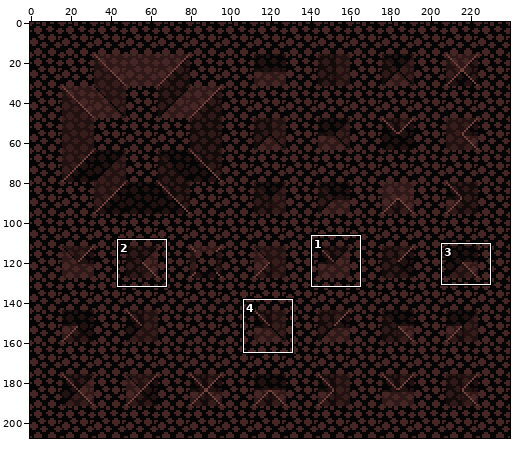
Two versions of one sprite sheet, graphics/images/ramps_soil.png. Above: a wide view before the commit, with the close-up outlined.
Close-up. First the earlier version:
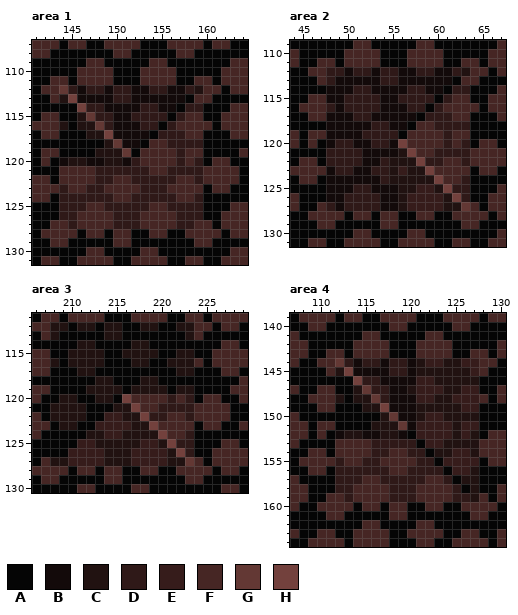
The file is 480x416 pixels, drawn in blocks of 2x2; one block is one cell here. Colours within 5 levels of each other are drawn and written as one. Shown: area 1: x 141..164, y 107..131; area 2: x 44..67, y 109..131; area 3: x 206..229, y 111..130; area 4: x 107..130, y 139..164. The commit also changed other parts of the picture, which this record leaves out.
Palette (. is transparent): A #050505  B #130a0a  C #211211  D #2f1918  E #361c1b  F #462624  G #633834  H #73413d
After the commit:
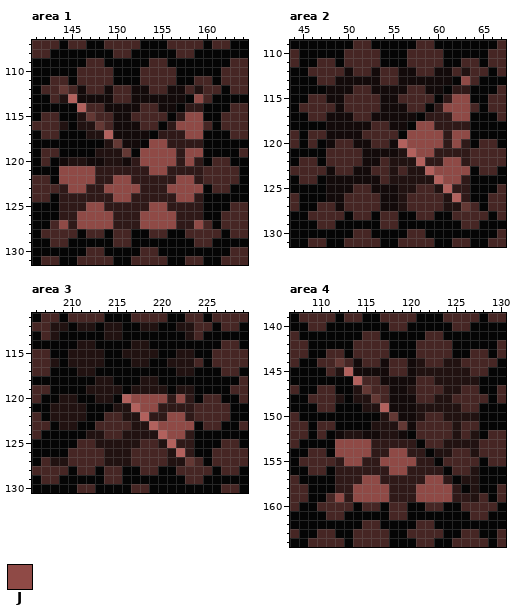
Colours new in this view: J #8f4a46
The exact change:
@@ palette @@
-H #73413d
+H #b2615d
--- area 1
@@ x 141..164 @@
 111 AAFFAFFFFAAAFFFFAAFFAFFF
-112 AFFGDBDDBDDBBDDBBDCFFAFF
-113 AAFCHBBBBDDBBBBBBAFFAAAA
-114 AAAAAHDDBBBBDDBBADDAAAFF
-115 AFFAACGDDBBDDDDADFFAAFFF
-116 FFFCACCGDBBBDDADFFFFAFFF
-117 AFFAAACCHBBBBADDDFFAAAFF
-118 AAAAAAAACGBBAFFDDDDAAAAA
-119 AFFAAAACCCGAFFFFDFFAAAAF
-120 AFABCCBBCCBDFFFFDFDAFFAA
-121 AAAFFFFDDDDDDFFDDDDFFFFA
-122 FFAFFFFDDFFDDDDDFFDFFFFA
-123 FFFDFFDDFFFFDDDFFFFAFFAA
-124 FFADDDDDDFFDDDDDFFDAAAAA
-125 AAADDDFFDDDDDFFDDDDAAAFF
-126 AAADDFFFFDDDFFFFDDDAAFFF
-127 AAFFDFFFFDDDFFFFDDFFAFFF
+112 AFFGFBFFBFFBBFFBBFCFFAFF
+113 AAFCHBBBBFFBBBBBBAJFAAAA
+114 AAAAAHFFBBBBFFBBADDAAAFF
+115 AFFAACGFFBBFFFFADJJAAFFF
+116 FFFCACCGFBBBFFADJJJFAFFF
+117 AFFAAACCHBBBBADDDJJAAAFF
+118 AAAAAAAACGBBAJJDDDDAAAAA
+119 AFFAAAACCCGAJJJJDJJAAAAF
+120 AFABCCBBCCBDJJJJDJDAFFAA
+121 AAAJJJJDDDDDDJJDDDDFFFFA
+122 FFAJJJJDDJJDDDDDJJDFFFFA
+123 FFFDJJDDJJJJDDDJJJJAFFAA
+124 FFADDDDDDJJDDDDDJJDAAAAA
+125 AAADDDJJDDDDDJJDDDDAAAFF
+126 AAADDJJJJDDDJJJJDDDAAFFF
+127 AAFJDJJJJDDDJJJJDDJFAFFF
 128 AFFFFAFFAFFAAFFAAFFFFAFF
--- area 2
@@ x 44..67 @@
 111 FAAFFAFFFFAAAFFFFAAFFAFF
-112 AAFFDDBDDBDDBBDDBBDCFFAF
-113 AAAFDBBBBBDDBBBBBBAFFAAA
-114 AAAABBBDDBBBBDDBBADDAAAF
-115 AAFFBBDDDDBBDDDDADFFAAFF
-116 AFFFDBDDDDBBBDDADFFFFAFF
-117 AAFFBBBDDBBBBBADDDFFAAAF
-118 AAAABBBBBDDBBAFFDDDDAAAA
-119 FAFFBBBBDDDDAFFFFDFFAAAA
-120 FAFABDDBBDDBHFFFFDFDAFFA
-121 AAAADDDDBBBBCHFFDDDDFFFF
-122 AFFADDDDBBDCCCHDDFFDFFFF
-123 FFFFBDDBBDDCECCHFFFFAFFA
-124 AFFABBBBBBDCCCCCHFFDAAAA
-125 AAAABBBDDBBBCCEECHDDAAAF
-126 FAAABBDDDDBBCEEEECHDAAFF
-127 FAAFDBDDDDBBCEEEECCGFAFF
+112 AAFFFFBFFBFFBBFFBBFCFFAF
+113 AAAFFBBBBBFFBBBBBBAJFAAA
+114 AAAABBBFFBBBBFFBBADDAAAF
+115 AAFFBBFFFFBBFFFFADJJAAFF
+116 AFFFFBFFFFBBBFFADJJJFAFF
+117 AAFFBBBFFBBBBBADDDJJAAAF
+118 AAAABBBBBFFBBAJJDDDDAAAA
+119 FAFFBBBBFFFFAJJJJDJJAAAA
+120 FAFABFFBBFFBHJJJJDJDAFFA
+121 AAAAFFFFBBBBCHJJDDDDFFFF
+122 AFFAFFFFBBFCCCHDDJJDFFFF
+123 FFFFBFFBBFFCFCCHJJJJAFFA
+124 AFFABBBBBBFCCCCCHJJDAAAA
+125 AAAABBBFFBBBCCFFCHDDAAAF
+126 FAAABBFFFFBBCFFFFCHDAAFF
+127 FAAFFBFFFFBBCFFFFCCGFAFF
 128 AAFFFFAFFAFFAAFFAAFFFFAF
--- area 3
@@ x 206..229 @@
 119 FFAAAACCCCACCCCACCAAAAFF
-120 FAACCAACCAHFFFFDFDAFFAAF
-121 AACCCCAAACCHFFDDDDFFFFAA
-122 FACCCCAAEECCHDDFFDFFFFAA
-123 FFACCAAEEEECCHFFFFAFFAAF
-124 FAAAAACCEECCCCHFFDAAAAAA
-125 AAAAAEECCCCCEECHDDAAAFFA
-126 AAAAEEEECCCEEEECHDAAFFFF
-127 AFCCEEEECCCEEEECCGFAFFFF
+120 FAACCAACCAHJJJJDJDAFFAAF
+121 AACCCCAAACCHJJDDDDFFFFAA
+122 FACCCCAAFFCCHDDJJDFFFFAA
+123 FFACCAAFFFFCCHJJJJAFFAAF
+124 FAAAAACCFFCCCCHJJDAAAAAA
+125 AAAAAFFCCCCCFFCHDDAAAFFA
+126 AAAAFFFFCCCFFFFCHDAAFFFF
+127 AFCCFFFFCCCFFFFCCGFAFFFF
 128 FFFFAFFAFFAAFFAAFFFFAFFA
--- area 4
@@ x 107..130 @@
 143 FFAAFFAFFFFAAAFFFFAAFFAF
-144 FAAFFGDBDDBDDBCEECCEEFFA
-145 AAAAFCHBBBBDDBCCCCCCEFAA
-146 AAAAAAAHDDBBBBEECCCCCAAA
-147 FAAFFAACGDDBBCEEECCEEAAF
-148 AAFFFCACCGDBBBEECCEEEFAF
-149 AAAFFAAACCHBBBCCCCCEEAAA
-150 FAAAAAAAAACGBBCEECCCCAAA
-151 FFAFFAAAACCCGBEEEECEEAAA
-152 FFAFABCCBBCCBAEEEECECAFF
-153 FAAAAFFFFDDDDDAEECCCCFFF
-154 AAFFAFFFFDDFFDDACCEECFFF
-155 AFFFFDFFDDFFFFDDAEEEEAFF
-156 AAFFADDDDDDFFDDDDAEECAAA
-157 FAAAADDDFFDDDDDFFDACCAAA
-158 FFAAADDFFFFDDDFFFFDACAAF
-159 FFAAFFDFFFFDDDFFFFDDCFAF
+144 FAAFFGFBFFBFFBCFFCCFFFFA
+145 AAAAFCHBBBBFFBCCCCCCFFAA
+146 AAAAAAAHFFBBBBFFCCCCCAAA
+147 FAAFFAACGFFBBCFFFCCFFAAF
+148 AAFFFCACCGFBBBFFCCFFFFAF
+149 AAAFFAAACCHBBBCCCCCFFAAA
+150 FAAAAAAAAACGBBCFFCCCCAAA
+151 FFAFFAAAACCCGBFFFFCFFAAA
+152 FFAFABCCBBCCBAFFFFCFCAFF
+153 FAAAAJJJJDDDDDAFFCCCCFFF
+154 AAFFAJJJJDDJJDDACCFFCFFF
+155 AFFFFDJJDDJJJJDDAFFFFAFF
+156 AAFFADDDDDDJJDDDDAFFCAAA
+157 FAAAADDDJJDDDDDJJDACCAAA
+158 FFAAADDJJJJDDDJJJJDACAAF
+159 FFAAFJDJJJJDDDJJJJDDCFAF
 160 FAAFFFFAFFAFFAAFFAAFFFFA
Changed places in both close-ups, as pixel boxes (x1, y1, x2, y2):
changed: (59, 85, 203, 229)
changed: (326, 67, 470, 211)
changed: (68, 394, 194, 466)
changed: (335, 358, 479, 502)
